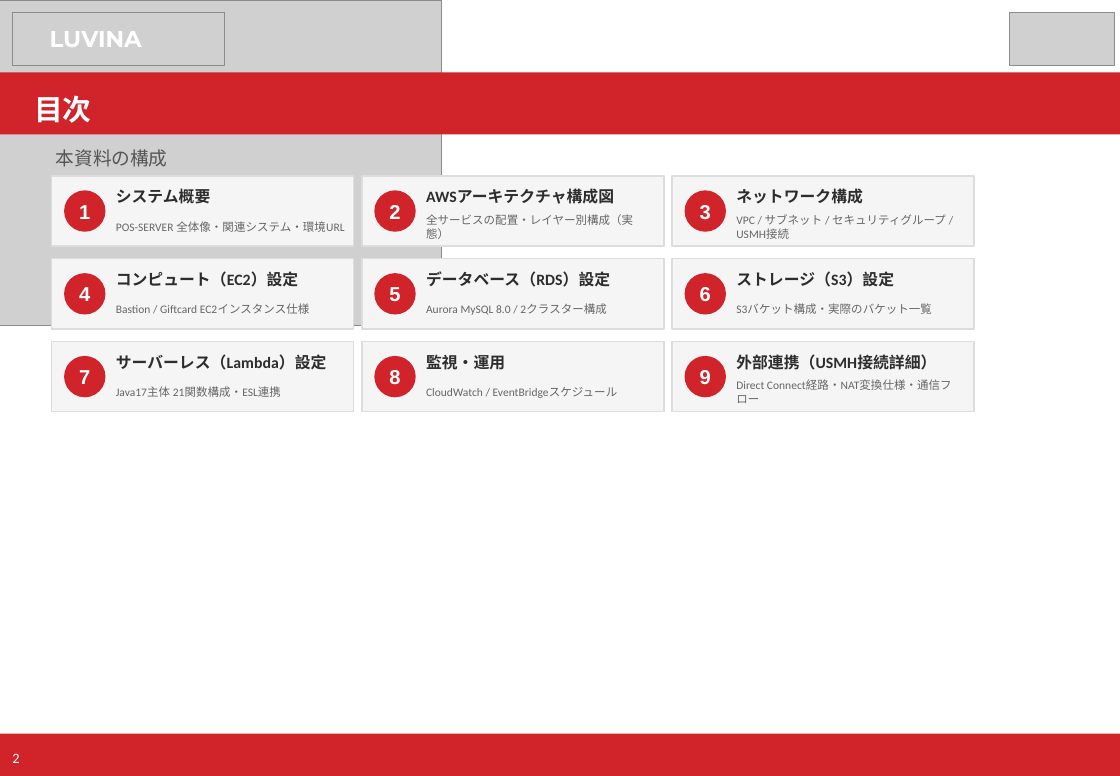
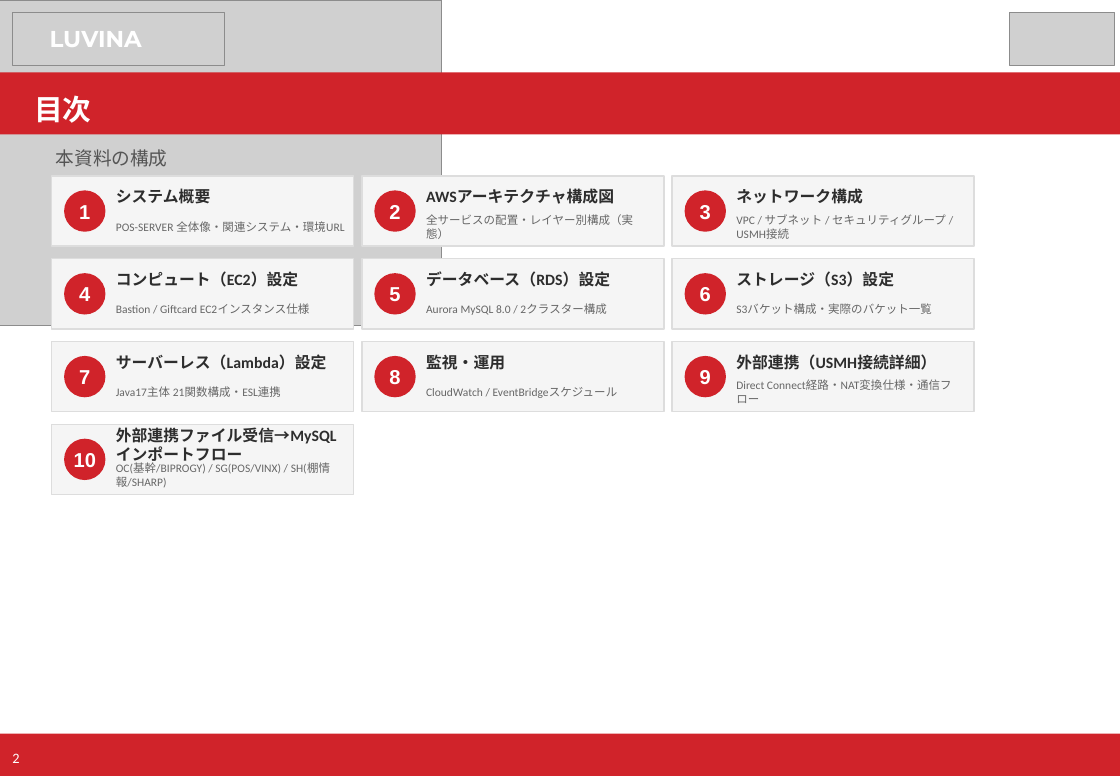
Before and after one commit to kiyoharakadutoshi/kasumi_pos-server_aws, a slide deck: slide 2 of 40_AWS/01_構成資料/カスミPOS_AWS構成資料.pptx. Drawn at 1120x776 pixels with LibreOffice and Linux fonts; fonts in the diff are those of the drawing; grey boxes stand for pictures. Boxes give left, top, right and bottom in pixels: in the first picture for what was removed or moved away, otherwise in the second. Text is boxed around its words. In the diff, an @@ line names an element or a change of style, - is before the commit and + after.

```diff
--- a/40_AWS/01_構成資料/カスミPOS_AWS構成資料.pptx
+++ b/40_AWS/01_構成資料/カスミPOS_AWS構成資料.pptx
@@ rectangle added at (x1=52, y1=424, x2=354, y2=494), fill #F5F5F5, outline #DDDDDD 1 pt @@
@@ ellipse added at (x1=64, y1=438, x2=105, y2=480), fill #D0232A @@
@@ text added at (x1=116, y1=427, x2=337, y2=444), 11 pt, text #2D2D2D, bold @@
+外部連携ファイル受信→MySQLインポートフロー
@@ text added at (x1=74, y1=453, x2=96, y2=467), 14 pt, text #FFFFFF, bold @@
+10
@@ text added at (x1=116, y1=463, x2=330, y2=487), 8 pt, text #666666 @@
+OC(基幹/BIPROGY) / SG(POS/VINX) / SH(棚情報/SHARP)
```
Also in this commit, not shown: 3 other slides changed, 1 slide added.
